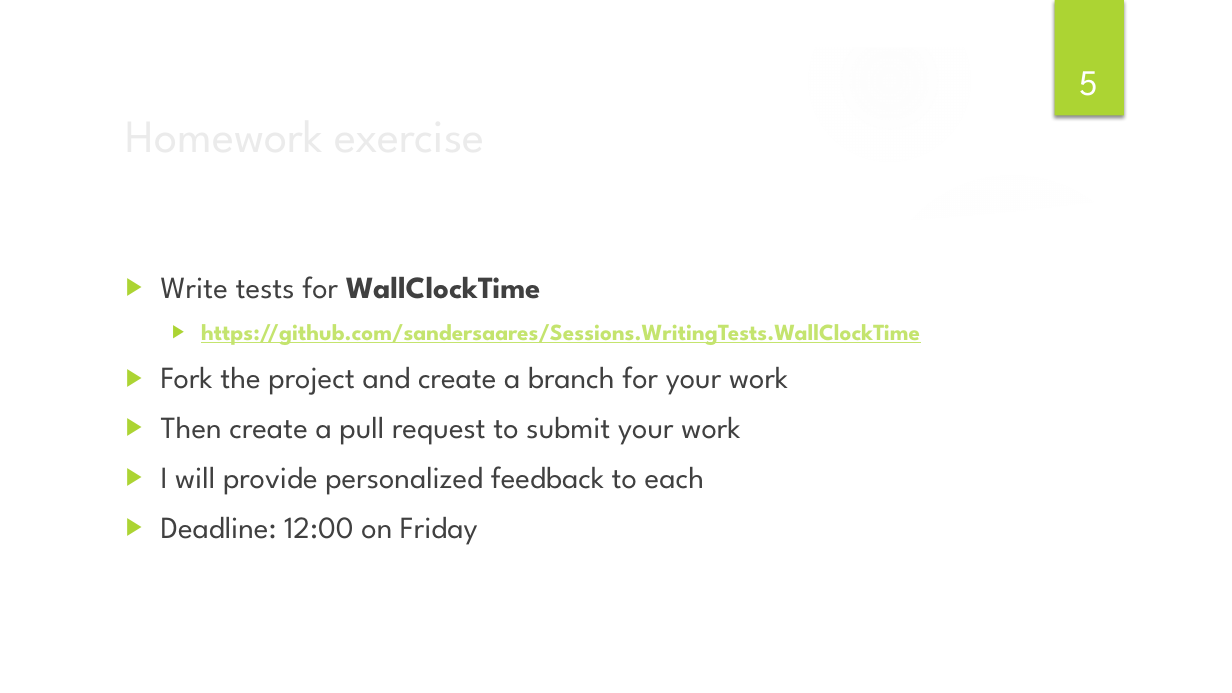
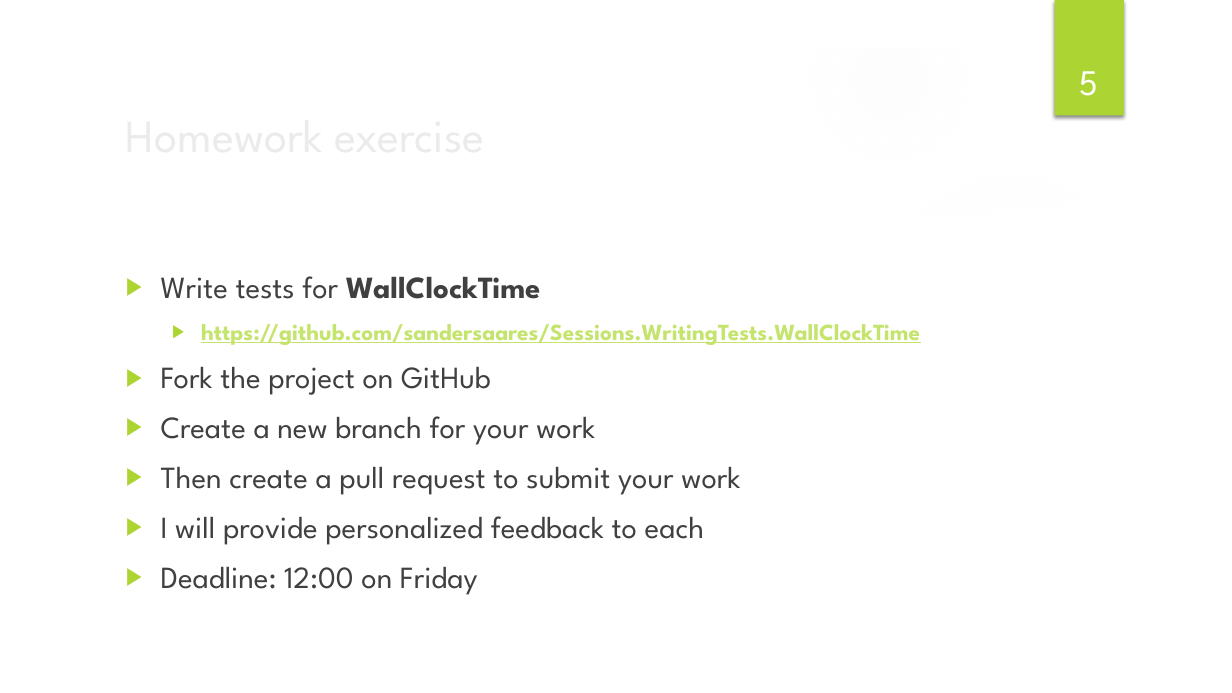
Before and after one commit to sandersaares/Sessions.WritingTests, a slide deck: slide 5 of Writing tests - Session 3.pptx. Drawn at 1232x693 pixels with LibreOffice and Linux fonts; fonts in the diff are those of the drawing; background and template pictures are left out. Boxes give left, top, right and bottom in pixels: in the first picture for what was removed or moved away, otherwise in the second. Text is boxed around its words. In the diff, an @@ line names an element or a change of style, - is before the commit and + after.

```diff
--- a/Writing tests - Session 3.pptx
+++ b/Writing tests - Session 3.pptx
@@ text at (161, 367, 595, 445): text changed @@
-▶ Fork the project and create a branch for your work
+▶ Fork the project on GitHub
+▶ Create a new branch for your work
```
Also in this commit, not shown: 1 other file.
